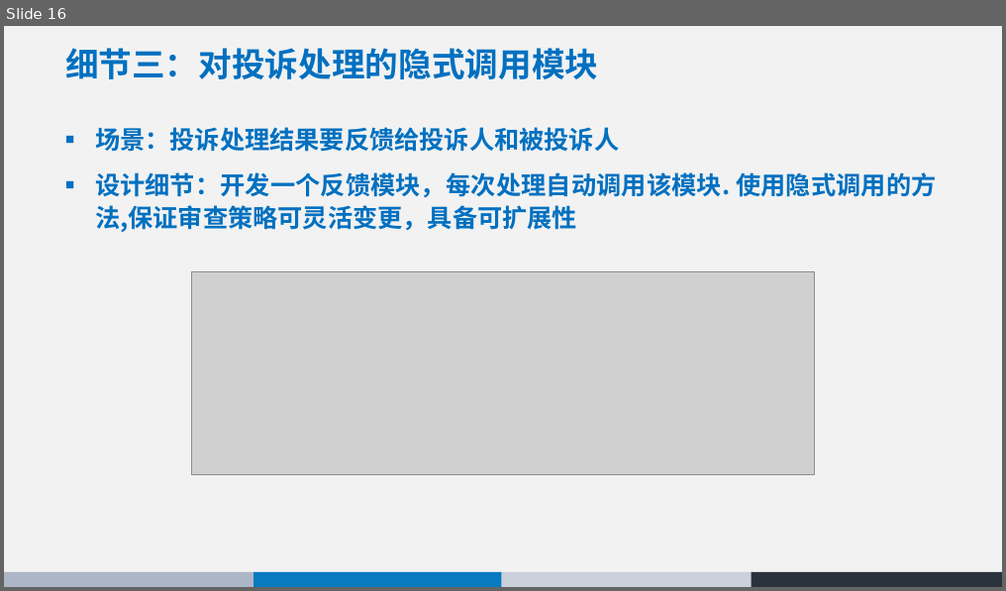
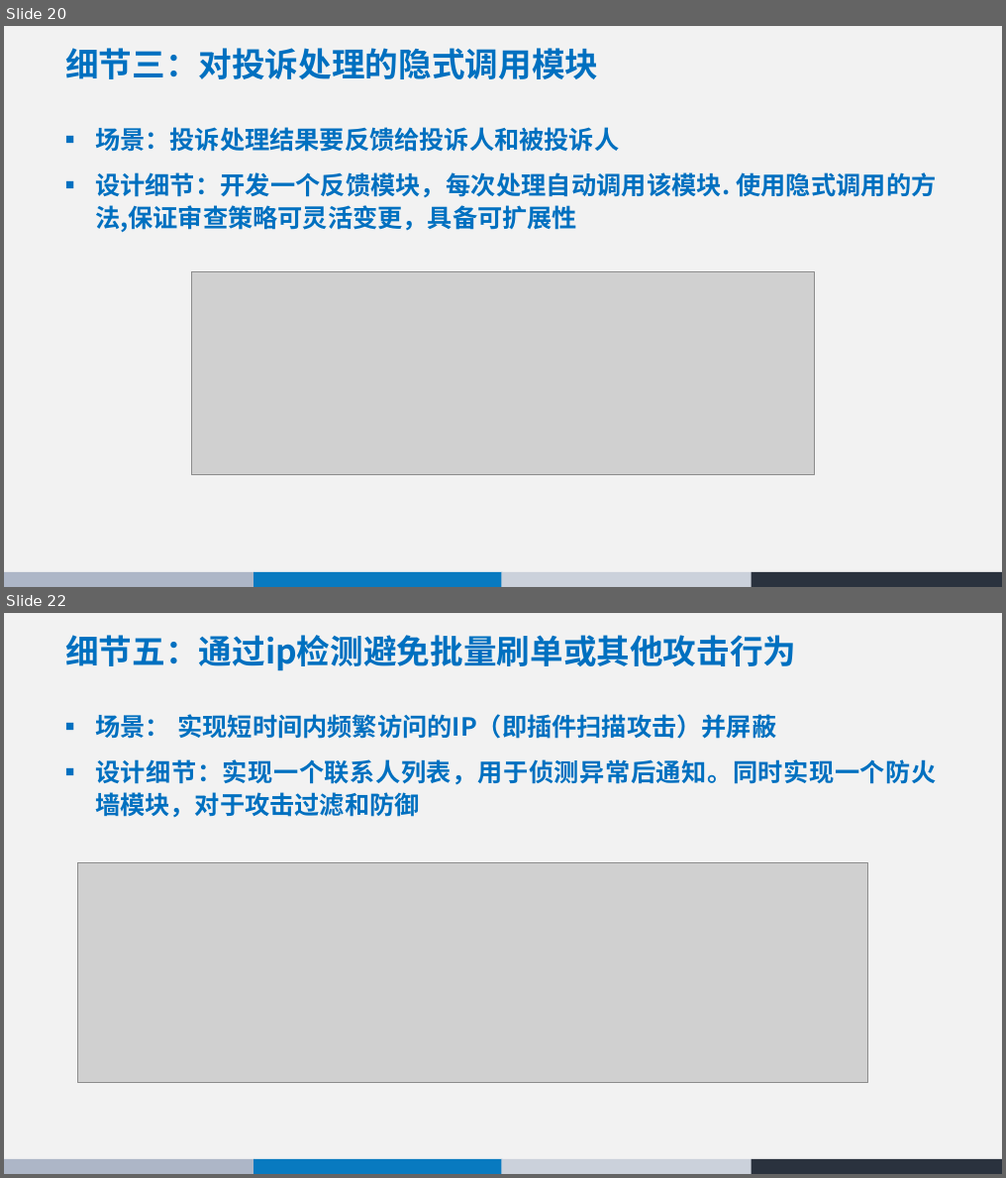
Before and after one commit to 74237423/Architecture, a slide deck: 同城互助系统 - 体系结构设计.pptx. Shown one above the other, each under a label of ours: slide 16 before the commit, slides 20 and 22 after it; the slides between them are not shown. The pictures are 1006x591 and 1006x1178 pixels, drawn with LibreOffice and Linux fonts; fonts in the diff are those of the drawing; grey boxes stand for pictures. Boxes give left, top, right and bottom in pixels: in the first picture for what was removed or moved away, otherwise in the second. Text is boxed around its words. In the diff, an @@ line names an element or a change of style, - is before the commit and + after.

```diff
--- a/同城互助系统 - 体系结构设计.pptx
+++ b/同城互助系统 - 体系结构设计.pptx
@@ slide 22 added at [4, 613, 1002, 1174], background #FFFFFF; not listed: 5 template elements that a slide beside it also shows @@
@@ title added at [65, 635, 796, 671], 32 pt, text #0070C0, bold @@
+细节五：通过ip检测避免批量刷单或其他攻击行为
@@ text added at [95, 714, 937, 818], 24 pt, text #0070C0, bold @@
+■ 场景： 实现短时间内频繁访问的IP（即插件扫描攻击）并屏蔽
+■ 设计细节：实现一个联系人列表，用于侦测异常后通知。同时实现一个防火墙模块，对于攻击过滤和防御
@@ picture added at [78, 863, 868, 1083] @@
@@ what was slide 16 is now slide 20 @@
```
Also in this commit, not shown: 5 slides changed, 5 other slides added, 7 slides removed, 1 other file.
